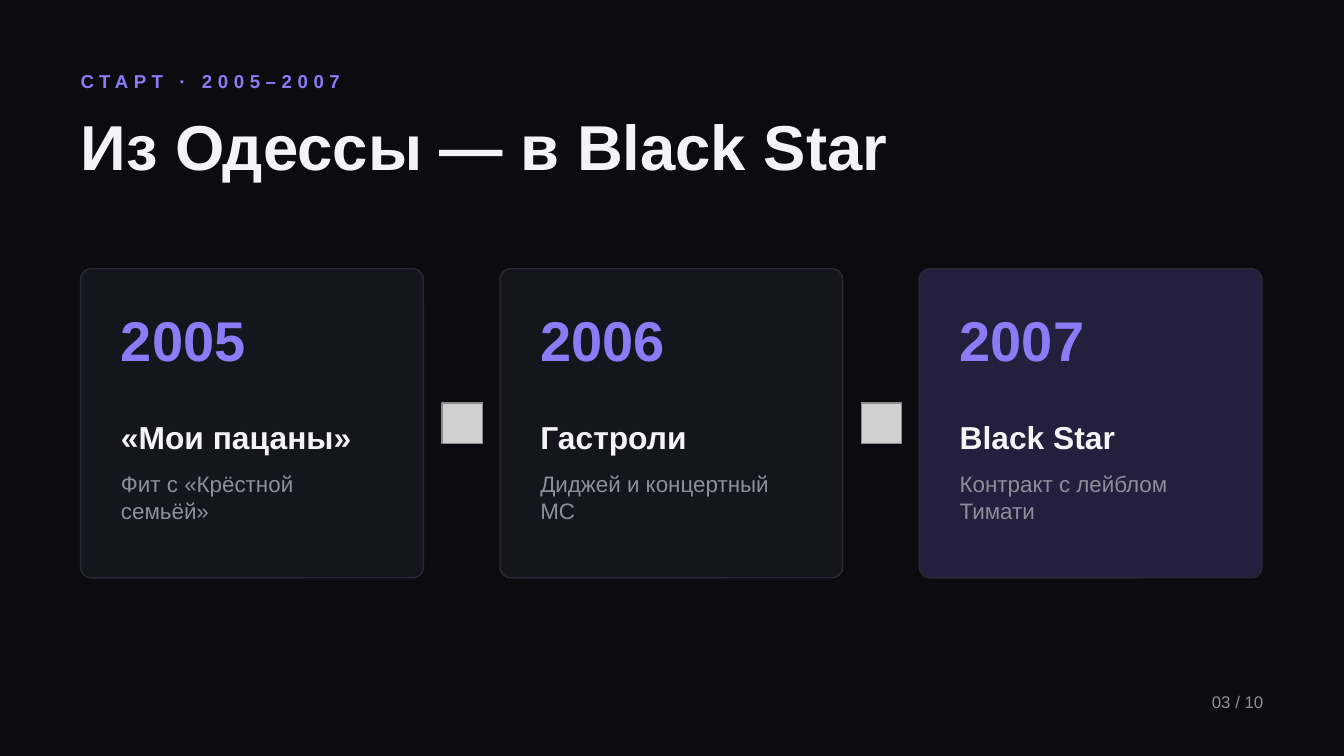
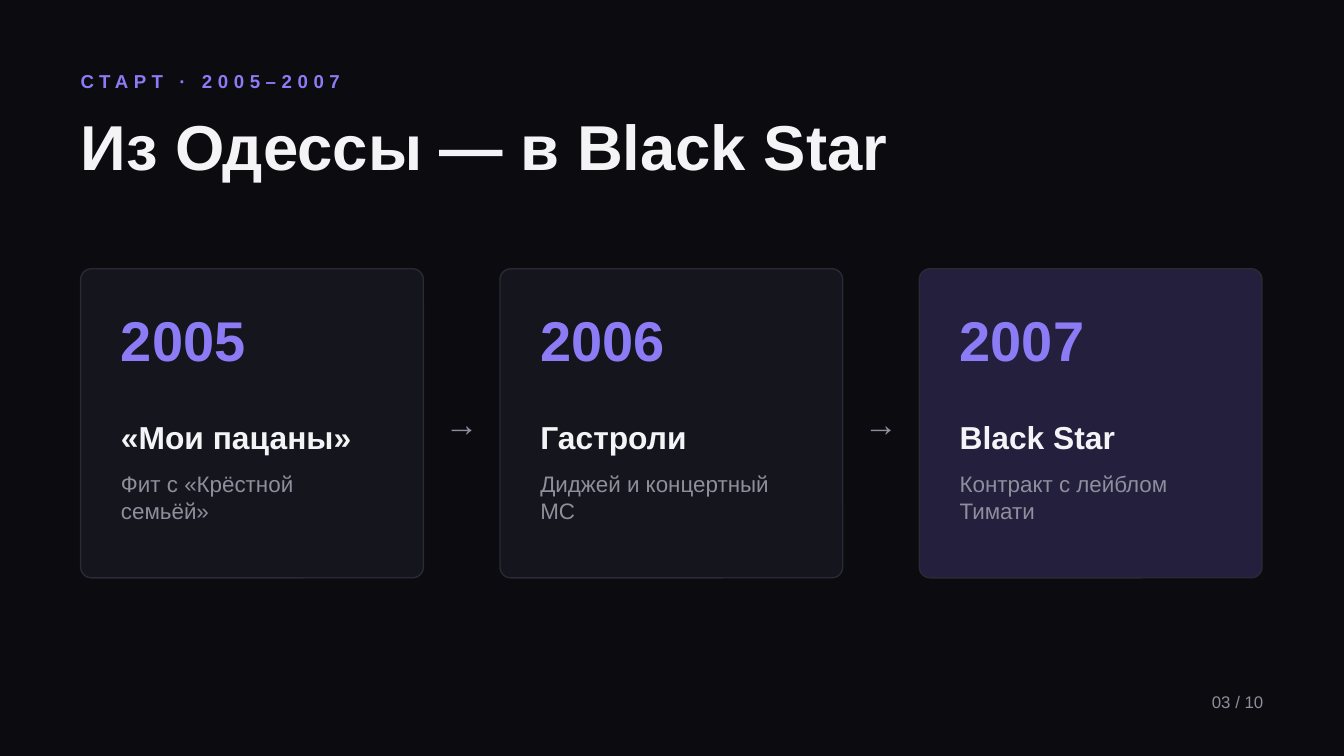
Before and after one commit to KRIEZIEYR/aaaaaaaaaaaaaaaaaa, a slide deck: slide 3 of Dzhigan_v2.pptx. Drawn at 1344x756 pixels with LibreOffice and Linux fonts; fonts in the diff are those of the drawing; grey boxes stand for pictures. Boxes give left, top, right and bottom in pixels: in the first picture for what was removed or moved away, otherwise in the second. Text is boxed around its words. In the diff, an @@ line names an element or a change of style, - is before the commit and + after.

```diff
--- a/Dzhigan_v2.pptx
+++ b/Dzhigan_v2.pptx
@@ text added at bbox=[423, 396, 500, 450], 18 pt, text #8E8E9C @@
+→
@@ picture removed at bbox=[442, 403, 482, 444] @@
@@ text added at bbox=[843, 396, 919, 450], 18 pt, text #8E8E9C @@
+→
@@ picture removed at bbox=[862, 403, 902, 444] @@
```
Also in this commit, not shown: 9 other slides changed.
